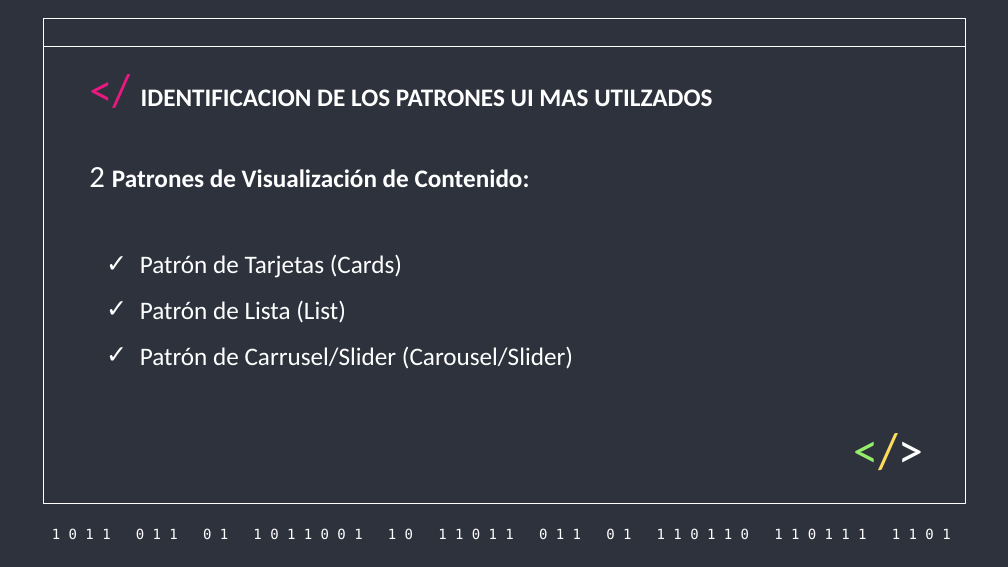
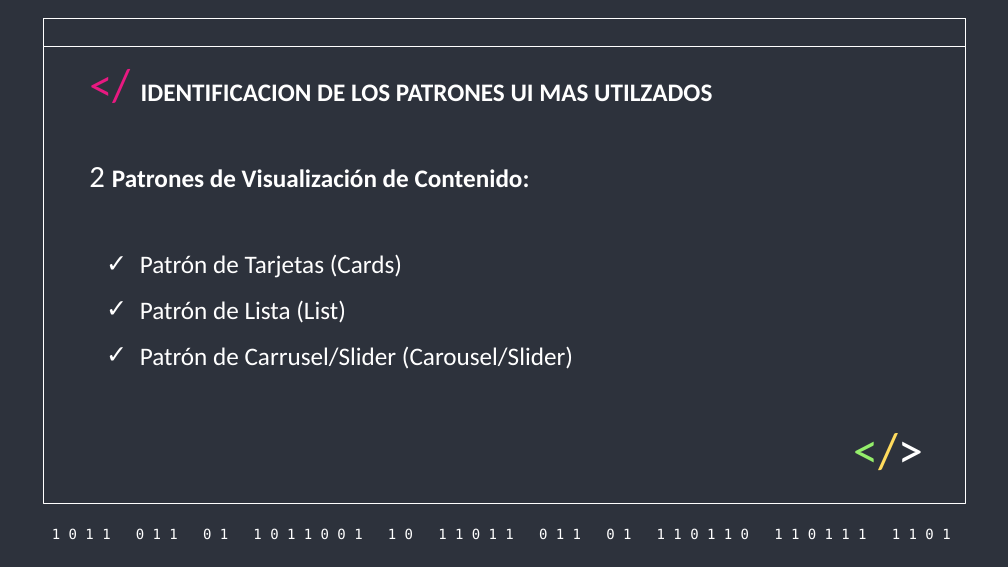
Before and after one commit to PANDITHAjr/WEB-TRANSPORTE-2022-2, a slide deck: slide 11 of DOCUMENTACION/tecnoweb.pptx (slide 15 before the commit). Drawn at 1008x567 pixels with LibreOffice and Linux fonts; fonts in the diff are those of the drawing. Boxes give left, top, right and bottom in pixels: in the first picture for what was removed or moved away, otherwise in the second. Text is boxed around its words. In the diff, an @@ line names an element or a change of style, - is before the commit and + after.

```diff
--- a/DOCUMENTACION/tecnoweb.pptx
+++ b/DOCUMENTACION/tecnoweb.pptx
@@ title "</ IDENTIFICACION DE LOS PATRONES ...": place and size @@
-title "</ IDENTIFICACION DE LOS PATRONES ..." at bbox=[141, 89, 712, 106]
+title "</ IDENTIFICACION DE LOS PATRONES ..." at bbox=[141, 84, 712, 101]
```
Also in this commit, not shown: 2 other slides changed, 4 slides removed.
